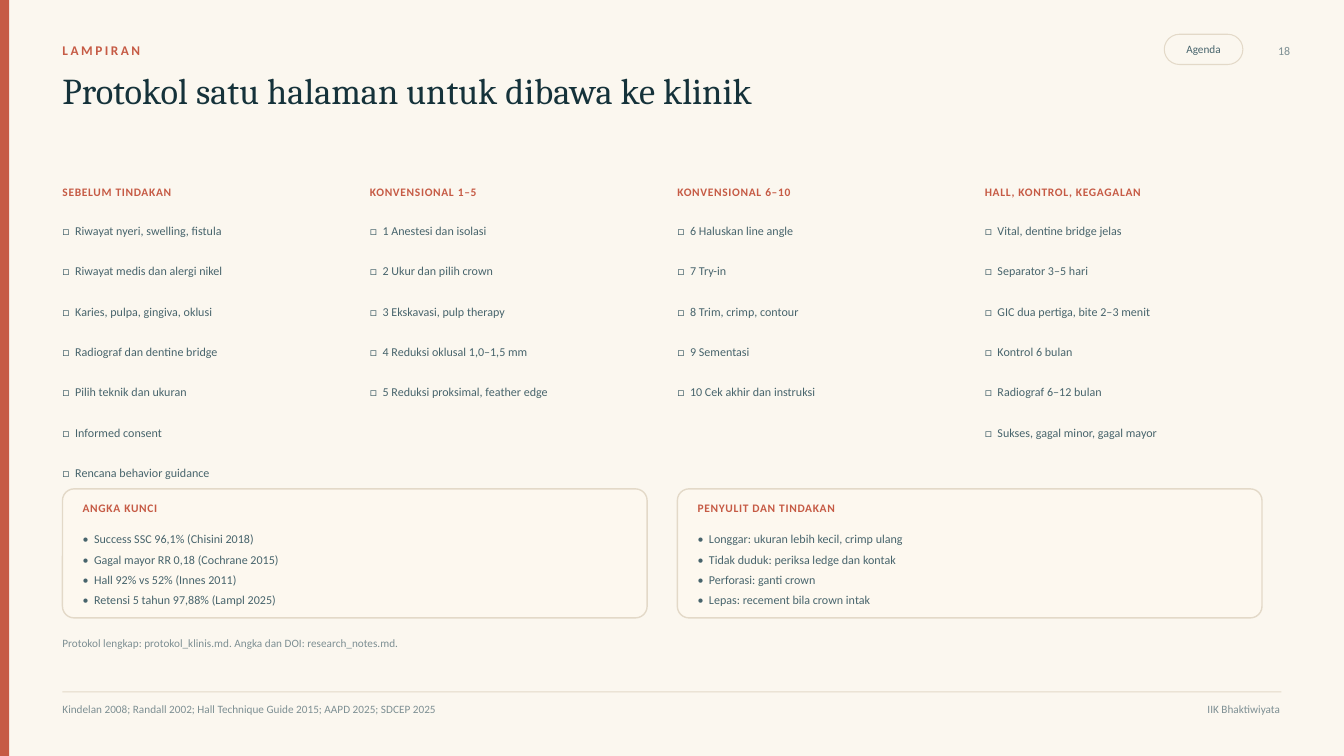
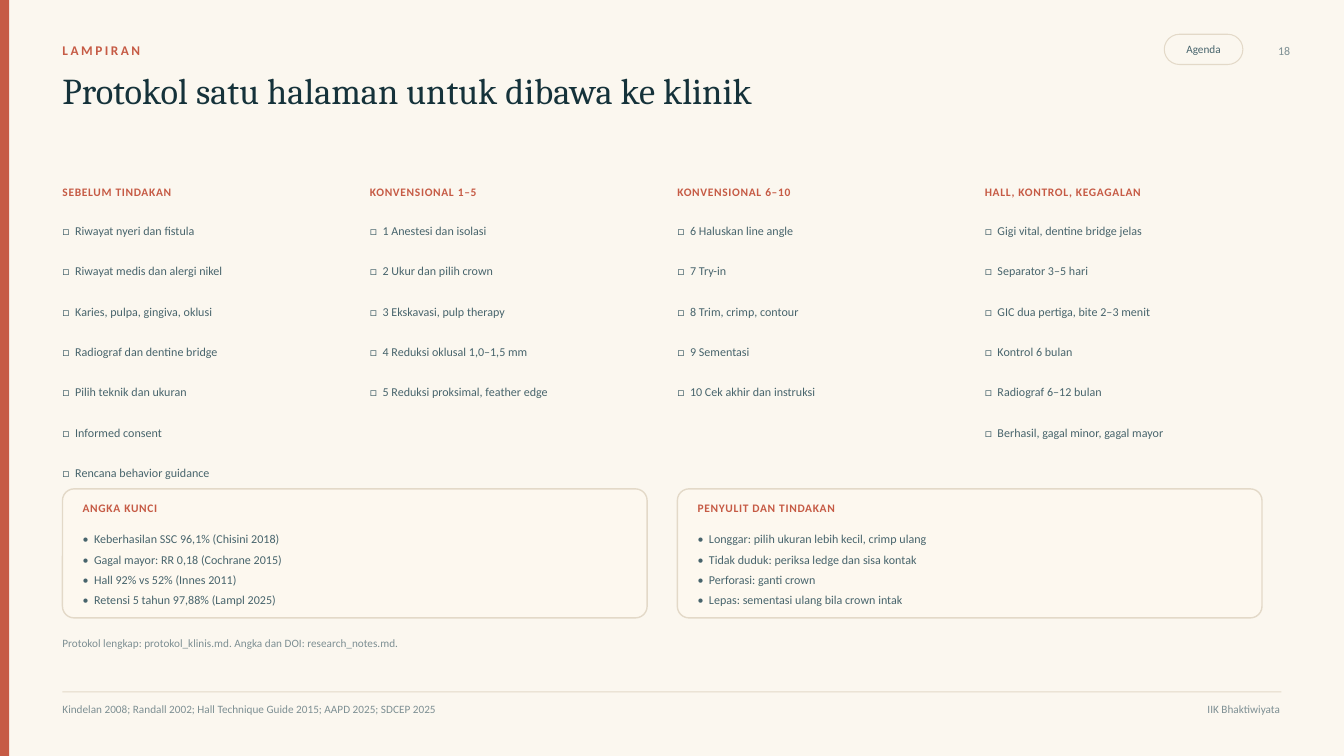
Before and after one commit to maskchanel14-source/agents, a slide deck: slide 18 of deliverables/ssc-pedodonsia/ssc-pedodonsia.pptx. Drawn at 1344x756 pixels with LibreOffice and Linux fonts; fonts in the diff are those of the drawing. Boxes give left, top, right and bottom in pixels: in the first picture for what was removed or moved away, otherwise in the second. Text is boxed around its words. In the diff, an @@ line names an element or a change of style, - is before the commit and + after.

Commit message:
Tulis ulang teks deck: label jadi kalimat utuh, istilah klinis masuk kalimat, desimal koma konsisten, tabel perbandingan menggantikan panel

```diff
--- a/deliverables/ssc-pedodonsia/ssc-pedodonsia.pptx
+++ b/deliverables/ssc-pedodonsia/ssc-pedodonsia.pptx
@@ text at (75, 226, 195, 237): text changed @@
-□ Riwayat nyeri, swelling, fistula
+□ Riwayat nyeri dan fistula
@@ text at (997, 226, 1142, 237): text changed @@
-□ Vital, dentine bridge jelas
+□ Gigi vital, dentine bridge jelas
@@ text at (997, 428, 1163, 439): text changed @@
-□ Sukses, gagal minor, gagal mayor
+□ Berhasil, gagal minor, gagal mayor
@@ text at (94, 534, 279, 545): text changed @@
-• Success SSC 96,1% (Chisini 2018)
+• Keberhasilan SSC 96,1% (Chisini 2018)
@@ text at (709, 534, 926, 545): text changed @@
-• Longgar: ukuran lebih kecil, crimp ulang
+• Longgar: pilih ukuran lebih kecil, crimp ulang
@@ text at (94, 555, 282, 566): text changed @@
-• Gagal mayor RR 0,18 (Cochrane 2015)
+• Gagal mayor: RR 0,18 (Cochrane 2015)
@@ text at (709, 555, 917, 566): text changed @@
-• Tidak duduk: periksa ledge dan kontak
+• Tidak duduk: periksa ledge dan sisa kontak
@@ text at (709, 596, 902, 606): text changed @@
-• Lepas: recement bila crown intak
+• Lepas: sementasi ulang bila crown intak
```
Also in this commit, not shown: 12 other slides changed, 10 other files.
